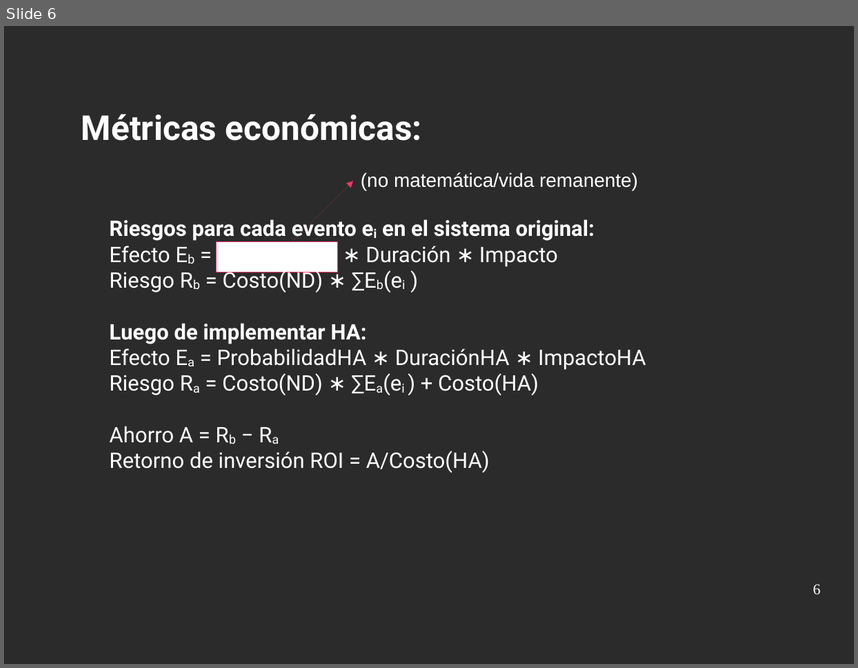
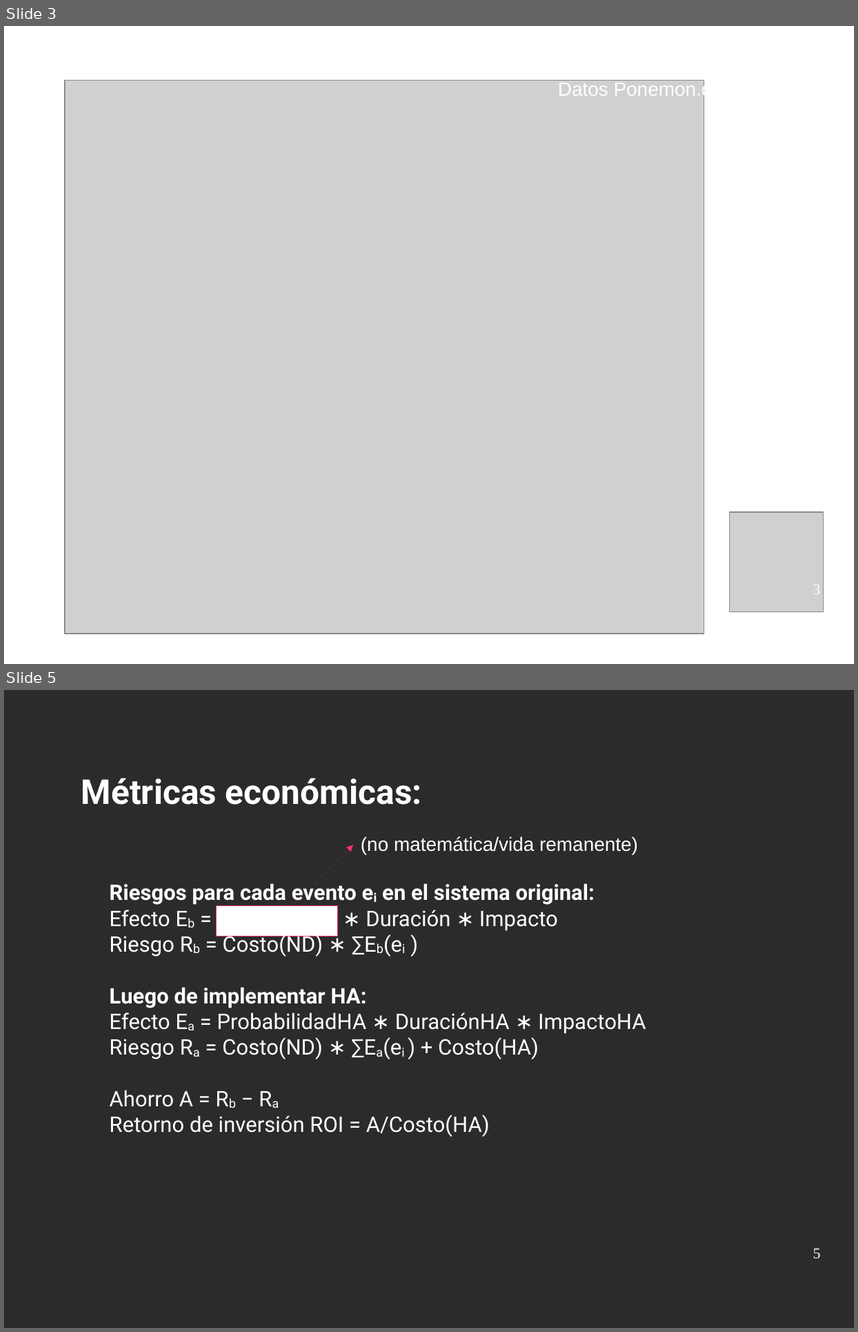
Before and after one commit to niniadcobre/asa, a slide deck: clases/ASA-ha.odp. Shown one above the other, each under a label of ours: slide 6 before the commit, slides 3 and 5 after it; the slides between them are not shown. The pictures are 858x668 and 858x1332 pixels, drawn with LibreOffice and Linux fonts; fonts in the diff are those of the drawing; grey boxes stand for pictures; background and template pictures are left out; a plain dark background stands for a picture behind light text. Boxes give left, top, right and bottom in pixels: in the first picture for what was removed or moved away, otherwise in the second. Text is boxed around its words. In the diff, an @@ line names an element or a change of style, - is before the commit and + after.

```diff
--- a/clases/ASA-ha.odp
+++ b/clases/ASA-ha.odp
@@ slide 3 added at [4, 26, 854, 664], background picture (left out) @@
@@ picture added at [65, 80, 704, 633] @@
@@ text added at [558, 81, 730, 99], 18 pt, text #FFFFFF @@
+Datos Ponemon.org
@@ picture added at [730, 512, 824, 612] @@
@@ page number added at [813, 584, 821, 594], 14 pt, text #FFFFFF @@
+3
@@ what was slide 6 is now slide 5 @@
@@ page number at [813, 1248, 821, 1259]: text changed @@
-6
+5
```
Also in this commit, not shown: 4 slides changed, 1 other slide added, 4 other files.
